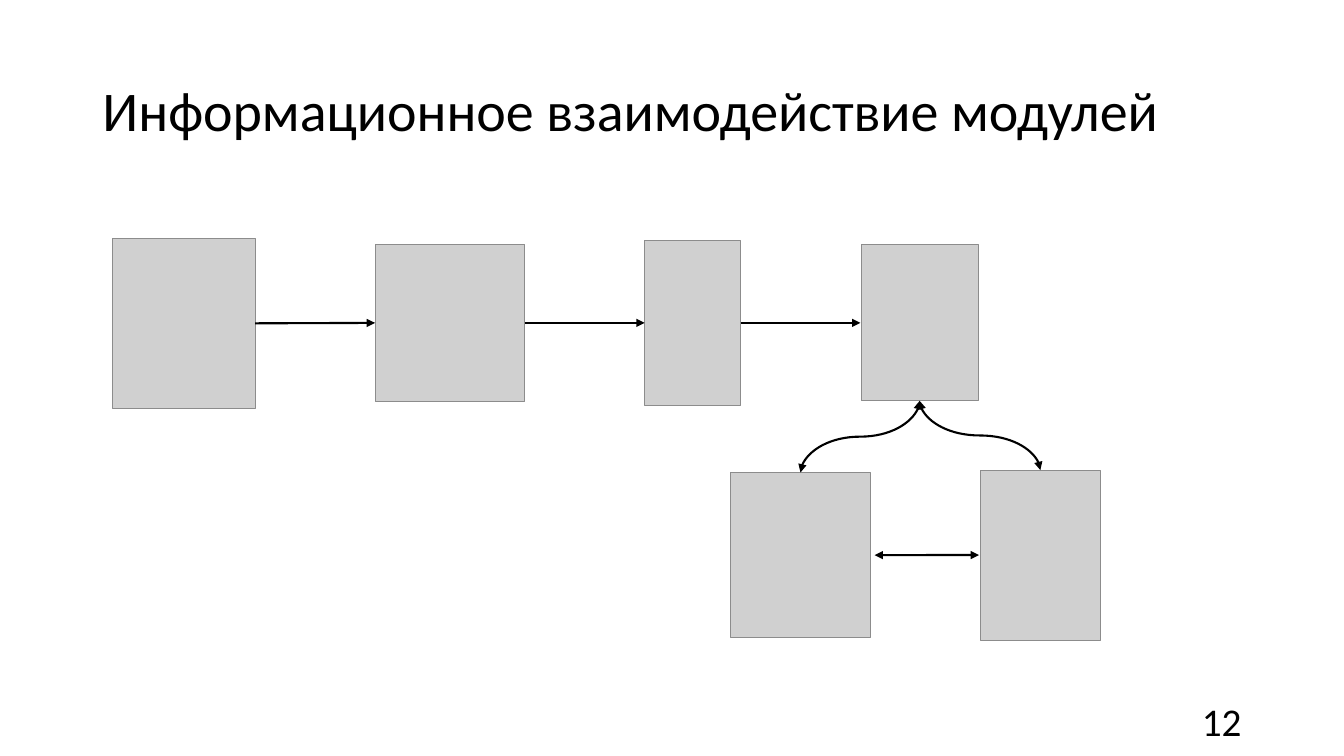
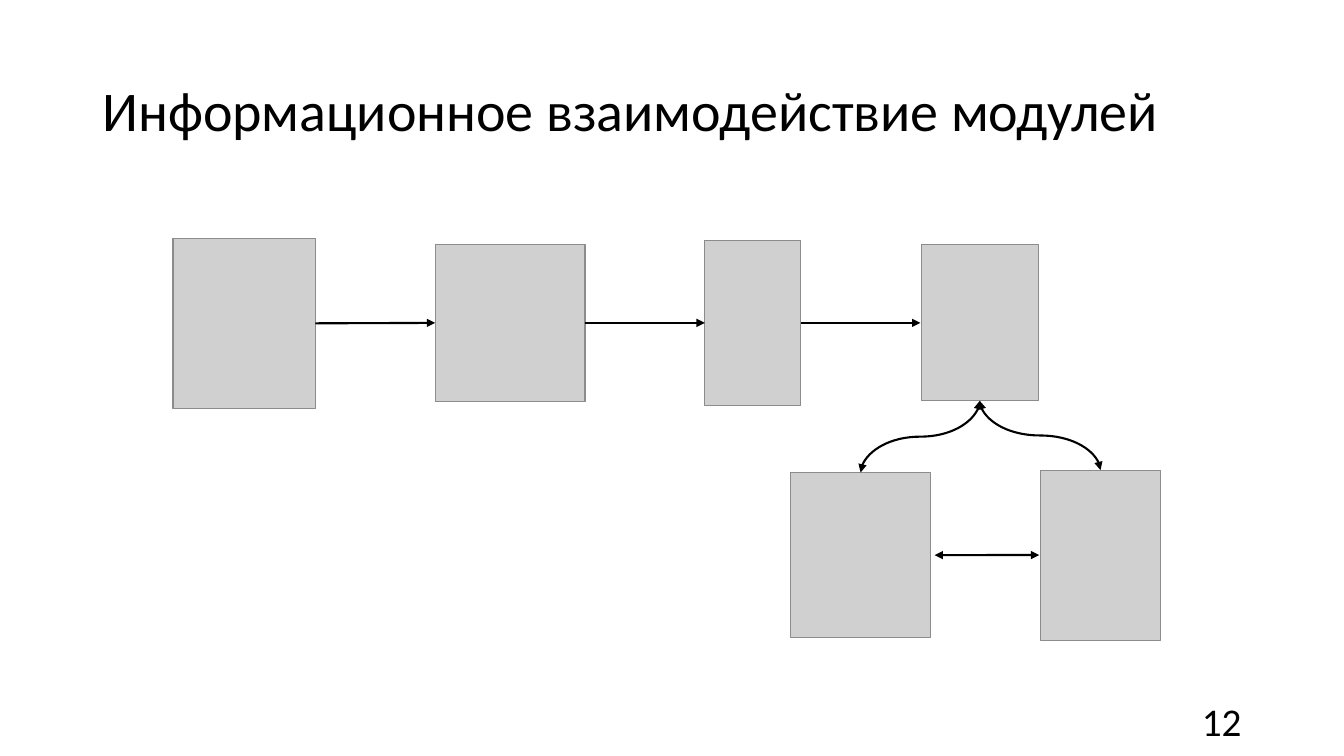
Before and after one commit to churakovra/graduateWork, a slide deck: slide 13 of product/vkr_pres.pptx (slide 12 before the commit). Drawn at 1344x756 pixels with LibreOffice and Linux fonts; fonts in the diff are those of the drawing; grey boxes stand for pictures. Boxes give left, top, right and bottom in pixels: in the first picture for what was removed or moved away, otherwise in the second. Text is boxed around its words. In the diff, an @@ line names an element or a change of style, - is before the commit and + after.

```diff
--- a/product/vkr_pres.pptx
+++ b/product/vkr_pres.pptx
@@ 6 pictures, 3 arrows, 3 curved double arrows: place and size @@
-6 pictures, 3 arrows, 3 curved double arrows at <box>113,239,1101,640</box>
+6 pictures, 3 arrows, 3 curved double arrows at <box>173,239,1160,640</box>
```
Also in this commit, not shown: 13 other slides changed, 4 slides added, 1 slide removed, 13 other files.
